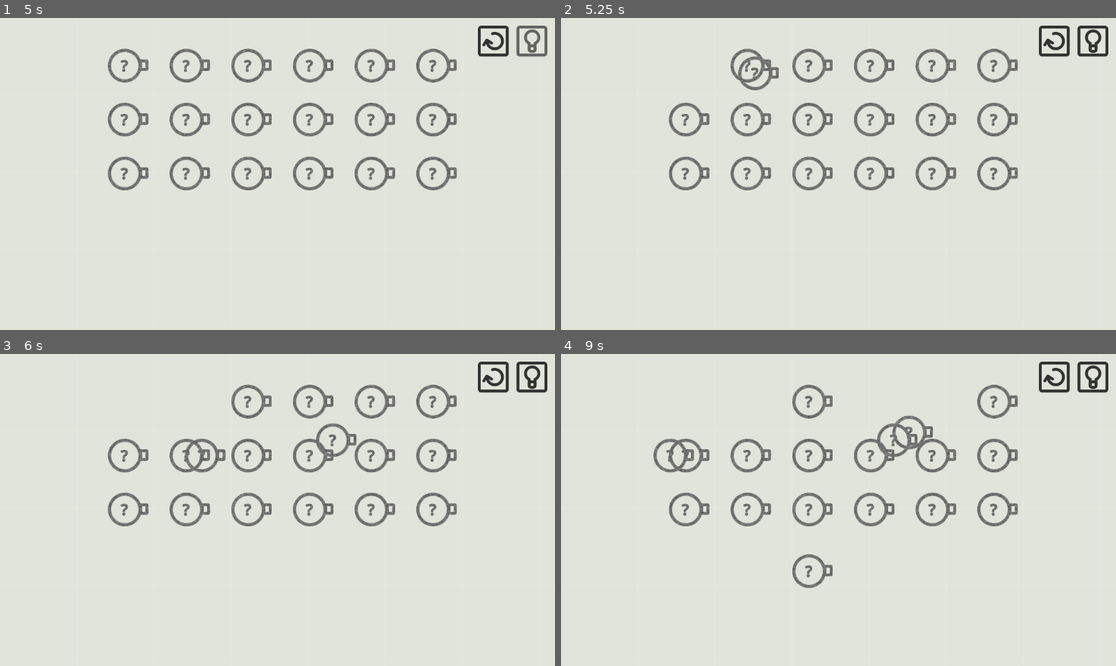
Above: before the commit, frames 1-4 (two rows, left to right).
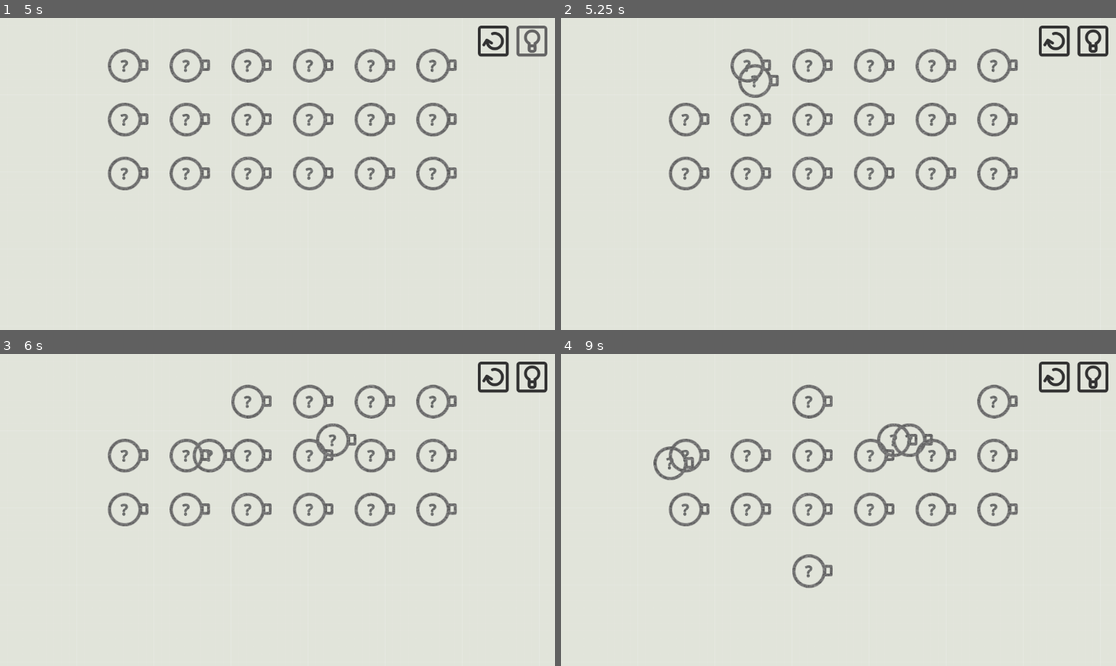
Above: after the commit, the same moments.

Repository: PorterHolliday/gamedev-jam-2026
Game: Godot game, scene res://Levels/main_level.tscn
The game is run twice, just before and just after one commit, with the same random seed, the same clock (stepped at 60 frames per second) and the same inputs. The project has no main scene, so this scene is started directly.
Inputs (mouse positions are in pixels of both pictures, inside the frame that each line leads up to):
- Up to frame 1 (5 s): click (493, 39) at 0.5 s; click (493, 39) at 1.25 s; click (493, 39) at 2 s; click (532, 39) at 2.75 s; click (532, 39) at 3.5 s; click (532, 39) at 4.25 s
- Up to frame 2 (5.25 s): tap Enter at 5 s; drag from (683, 64) to (894, 105) at 5.02 s
- Up to frame 3 (6 s): tap Space at 5.75 s; drag from (188, 400) to (249, 572) at 5.77 s
- Up to frame 4 (9 s): tap Enter at 6.5, 8.75 s; move the mouse to (810, 400) at 6.52 s; click (810, 400) at 6.67 s; click (583, 375) at 7.25 s; tap Space at 8 s; drag from (871, 400) to (672, 463) at 8.02 s; drag from (932, 400) to (866, 510) at 8.77 s

Frame 1 is identical in both runs. In frame 2, 0.4% of the frame differs, in the area x 31-40%, y 12-26%; in frame 3, 0.4%; in frame 4, 0.8%, in the area x 16-68%, y 19-41%.
Error in both runs: Invalid assignment of property or key 'level_node' with value of type 'GraphNode (LevelNode)' on a base object of type 'Control (Level)'. (res://Graph/Graph)

Commit message:
Updates block drag tutorial to open and closed hand icon. Creates basic level complete animation.

Diff:
--- a/math-machine/Graph/Graph Edit/my_graph_edit.gd
+++ b/math-machine/Graph/Graph Edit/my_graph_edit.gd
@@ -8,6 +8,7 @@
 const CONNECTION_GRAB_DISTANCE := 10.0
 
 var _output_nodes: Array[OutputNode] = []
+@onready var animation_player: AnimationPlayer = %AnimationPlayer
 
 func _ready() -> void:
 	right_disconnects = true
@@ -40,7 +41,9 @@
 	var from_node: MyGraphNode = get_node(NodePath(from_node_name))
 	var to_node: MyGraphNode = get_node(NodePath(to_node_name))
 
-	if _is_loop_created(from_node, to_node): return
+	if _is_loop_created(from_node, to_node):
+		animation_player.play('no_loops')
+		return
 	if get_connection_list_from_input_port(to_node_name, to_port).size() > 0: return
 
 	if not to_node is StoreValueNode:
@@ -97,4 +100,6 @@
 		if not output.is_satisfied:
 			return
 
+	animation_player.play('level_complete')
+	await animation_player.animation_finished
 	level_complete.emit()
--- a/math-machine/Graph/Graph Edit/my_graph_edit.tscn
+++ b/math-machine/Graph/Graph Edit/my_graph_edit.tscn
@@ -1,6 +1,79 @@
 [gd_scene format=3 uid="uid://cx332tlkbnunc"]
 
 [ext_resource type="Script" uid="uid://dtsxch84g6w4n" path="res://Graph/Graph Edit/my_graph_edit.gd" id="1_icph3"]
+[ext_resource type="Texture2D" uid="uid://dc2an244x0t4f" path="res://Graph/Graph Edit/no_loops.png" id="2_i1exf"]
+
+[sub_resource type="Animation" id="Animation_qud77"]
+length = 0.001
+tracks/0/type = "value"
+tracks/0/imported = false
+tracks/0/enabled = true
+tracks/0/path = NodePath("TextureRect:self_modulate")
+tracks/0/interp = 1
+tracks/0/loop_wrap = true
+tracks/0/keys = {
+"times": PackedFloat32Array(0),
+"transitions": PackedFloat32Array(1),
+"update": 0,
+"values": [Color(1, 1, 1, 0)]
+}
+tracks/1/type = "value"
+tracks/1/imported = false
+tracks/1/enabled = true
+tracks/1/path = NodePath("LevelCompleteLabel:self_modulate")
+tracks/1/interp = 1
+tracks/1/loop_wrap = true
+tracks/1/keys = {
+"times": PackedFloat32Array(0),
+"transitions": PackedFloat32Array(1),
+"update": 0,
+"values": [Color(1, 1, 1, 0)]
+}
+
+[sub_resource type="Animation" id="Animation_i1exf"]
+resource_name = "level_complete"
+length = 2.0
+tracks/0/type = "value"
+tracks/0/imported = false
+tracks/0/enabled = true
+tracks/0/path = NodePath("LevelCompleteLabel:self_modulate")
+tracks/0/interp = 1
+tracks/0/loop_wrap = true
+tracks/0/keys = {
+"times": PackedFloat32Array(0, 0.2, 1.6, 2),
+"transitions": PackedFloat32Array(1, 1, 1, 1),
+"update": 0,
+"values": [Color(1, 1, 1, 0), Color(1, 1, 1, 1), Color(1, 1, 1, 1), Color(1, 1, 1, 0)]
+}
+
+[sub_resource type="Animation" id="Animation_3yicx"]
+resource_name = "no_loops"
+length = 2.0
+tracks/0/type = "value"
+tracks/0/imported = false
+tracks/0/enabled = true
+tracks/0/path = NodePath("TextureRect:self_modulate")
+tracks/0/interp = 1
+tracks/0/loop_wrap = true
+tracks/0/keys = {
+"times": PackedFloat32Array(0, 0.2, 1.5, 2),
+"transitions": PackedFloat32Array(1, 1, 1, 1),
+"update": 0,
+"values": [Color(1, 1, 1, 0), Color(1, 1, 1, 1), Color(1, 1, 1, 1), Color(1, 1, 1, 0)]
+}
+
+[sub_resource type="AnimationLibrary" id="AnimationLibrary_ld6b7"]
+_data = {
+&"RESET": SubResource("Animation_qud77"),
+&"level_complete": SubResource("Animation_i1exf"),
+&"no_loops": SubResource("Animation_3yicx")
+}
+
+[sub_resource type="LabelSettings" id="LabelSettings_i1exf"]
+font_size = 64
+font_color = Color(0.21568628, 0.21568628, 0.21568628, 1)
+outline_size = 8
+outline_color = Color(0.21568628, 0.21568628, 0.21568628, 1)
 
 [node name="GraphEdit" type="GraphEdit" unique_id=1777296774]
 offset_right = 2552.0
@@ -15,3 +88,30 @@
 show_minimap_button = false
 show_arrange_button = false
 script = ExtResource("1_icph3")
+
+[node name="TextureRect" type="TextureRect" parent="." unique_id=1788677485]
+self_modulate = Color(1, 1, 1, 0)
+layout_mode = 0
+offset_left = 448.0
+offset_top = 192.0
+offset_right = 704.0
+offset_bottom = 448.0
+texture = ExtResource("2_i1exf")
+expand_mode = 1
+stretch_mode = 5
+
+[node name="AnimationPlayer" type="AnimationPlayer" parent="." unique_id=1773104521]
+unique_name_in_owner = true
+libraries/ = SubResource("AnimationLibrary_ld6b7")
+
+[node name="LevelCompleteLabel" type="Label" parent="." unique_id=411387927]
+self_modulate = Color(1, 1, 1, 0)
+layout_mode = 0
+offset_left = 336.0
+offset_top = 16.0
+offset_right = 811.0
+offset_bottom = 104.0
+text = "Level Complete"
+label_settings = SubResource("LabelSettings_i1exf")
+horizontal_alignment = 1
+vertical_alignment = 1
--- a/math-machine/Graph/Graph Nodes/Draggable Nodes/draggable_node.gd
+++ b/math-machine/Graph/Graph Nodes/Draggable Nodes/draggable_node.gd
@@ -29,5 +29,5 @@
 		if not _snapping_enabled:
 			position_offset = _position_offset
 		else:
-			position_offset = Vector2(Vector2i(_position_offset / _snapping_distance)) * _snapping_distance
+			position_offset = Vector2(Vector2i((_position_offset + Vector2(_snapping_distance, _snapping_distance)/2)/ _snapping_distance)) * _snapping_distance
 		get_viewport().set_input_as_handled()
--- a/math-machine/Levels/Levels/AddValue/level_1.tscn
+++ b/math-machine/Levels/Levels/AddValue/level_1.tscn
@@ -4,7 +4,8 @@
 [ext_resource type="PackedScene" uid="uid://br47r8iro60sk" path="res://Graph/Graph Nodes/Input Node/input_node.tscn" id="2_gutfs"]
 [ext_resource type="PackedScene" uid="uid://bvox10j6vx5vc" path="res://Graph/Graph Nodes/Output Node/output_node.tscn" id="3_rdmkj"]
 [ext_resource type="PackedScene" uid="uid://m2eaw868frt" path="res://Graph/Graph Nodes/Draggable Nodes/Operation Nodes/Add Value Operation/add_value_operation.tscn" id="4_rdmkj"]
-[ext_resource type="Texture2D" uid="uid://cjtlorpytq0mn" path="res://Levels/Levels/Tutorial/hand_icon.png" id="5_i7cmg"]
+[ext_resource type="Texture2D" uid="uid://cari7ta8dgpi4" path="res://Levels/Levels/AddValue/open_hand_icon.png" id="5_q1nwe"]
+[ext_resource type="Texture2D" uid="uid://6oly3fd63d3p" path="res://Levels/Levels/AddValue/closed_hand_icon.png" id="6_m08fk"]
 
 [sub_resource type="Animation" id="Animation_q1nwe"]
 length = 0.001
@@ -32,6 +33,18 @@
 "update": 0,
 "values": [Vector2(352, 96)]
 }
+tracks/2/type = "value"
+tracks/2/imported = false
+tracks/2/enabled = true
+tracks/2/path = NodePath("HandIcon:texture")
+tracks/2/interp = 1
+tracks/2/loop_wrap = true
+tracks/2/keys = {
+"times": PackedFloat32Array(0),
+"transitions": PackedFloat32Array(1),
+"update": 1,
+"values": [ExtResource("5_q1nwe")]
+}
 
 [sub_resource type="Animation" id="Animation_m08fk"]
 resource_name = "tutorial"
@@ -56,10 +69,22 @@
 tracks/1/interp = 1
 tracks/1/loop_wrap = true
 tracks/1/keys = {
-"times": PackedFloat32Array(0, 1.4, 2.8, 3.4),
+"times": PackedFloat32Array(0, 1.8, 2.8, 3.4),
 "transitions": PackedFloat32Array(1, 1, 1, 1),
 "update": 0,
 "values": [Vector2(352, 96), Vector2(352, 96), Vector2(560, 320), Vector2(560, 320)]
+}
+tracks/2/type = "value"
+tracks/2/imported = false
+tracks/2/enabled = true
+tracks/2/path = NodePath("HandIcon:texture")
+tracks/2/interp = 1
+tracks/2/loop_wrap = true
+tracks/2/keys = {
+"times": PackedFloat32Array(1.2, 1.6),
+"transitions": PackedFloat32Array(1, 1),
+"update": 1,
+"values": [ExtResource("5_q1nwe"), ExtResource("6_m08fk")]
 }
 
 [sub_resource type="AnimationLibrary" id="AnimationLibrary_isho1"]
@@ -108,9 +133,10 @@
 layout_mode = 0
 offset_left = 352.0
 offset_top = 96.0
-offset_right = 400.0008
-offset_bottom = 160.00024
-texture = ExtResource("5_i7cmg")
+offset_right = 400.0072
+offset_bottom = 159.99649
+mouse_filter = 2
+texture = ExtResource("5_q1nwe")
 expand_mode = 1
 stretch_mode = 5
 
--- a/math-machine/Levels/Levels/Tutorial/level_1.tscn
+++ b/math-machine/Levels/Levels/Tutorial/level_1.tscn
@@ -141,6 +141,7 @@
 offset_top = 224.0
 offset_right = 303.99988
 offset_bottom = 288.0
+mouse_filter = 2
 texture = ExtResource("4_yt74c")
 expand_mode = 1
 stretch_mode = 5
--- a/math-machine/Levels/Levels/Tutorial/level_2.tscn
+++ b/math-machine/Levels/Levels/Tutorial/level_2.tscn
@@ -178,6 +178,7 @@
 offset_top = 224.0
 offset_right = 592.0
 offset_bottom = 272.0
+mouse_filter = 2
 texture = ExtResource("5_xuwo0")
 expand_mode = 1
 stretch_mode = 5
--- a/math-machine/Levels/Levels/Tutorial/level_3.tscn
+++ b/math-machine/Levels/Levels/Tutorial/level_3.tscn
@@ -133,6 +133,7 @@
 offset_top = 320.0
 offset_right = 297.99982
 offset_bottom = 384.0002
+mouse_filter = 2
 texture = ExtResource("4_027kp")
 expand_mode = 1
 stretch_mode = 5
Binary file added: math-machine/Graph/Graph Edit/no_loops.png
Not shown, added: math-machine/Graph/Graph Edit/no_loops.png.import
Binary file added: math-machine/Levels/Levels/AddValue/closed_hand_icon.png
Not shown, added: math-machine/Levels/Levels/AddValue/closed_hand_icon.png.import
Binary file added: math-machine/Levels/Levels/AddValue/open_hand_icon.png
Not shown, added: math-machine/Levels/Levels/AddValue/open_hand_icon.png.import
